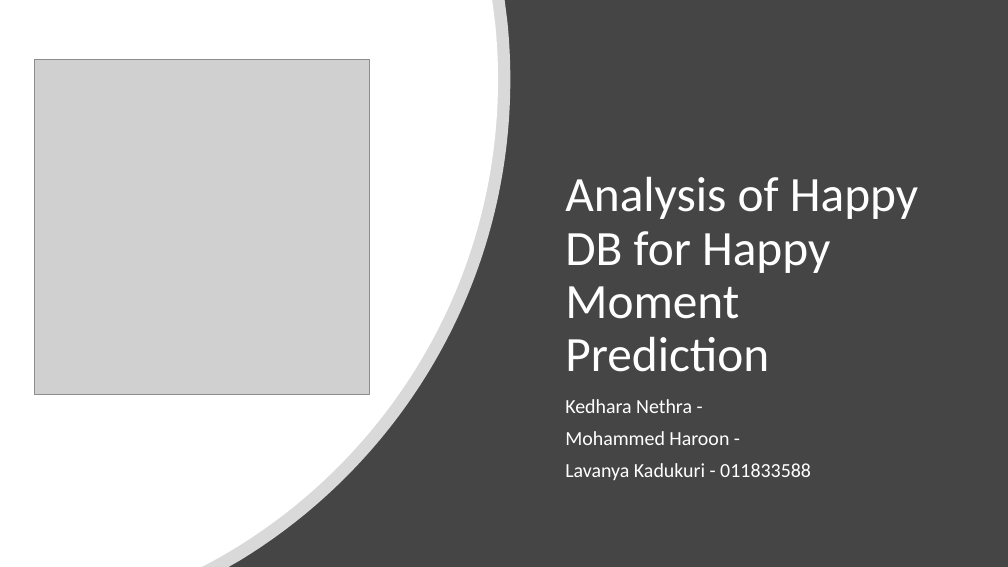
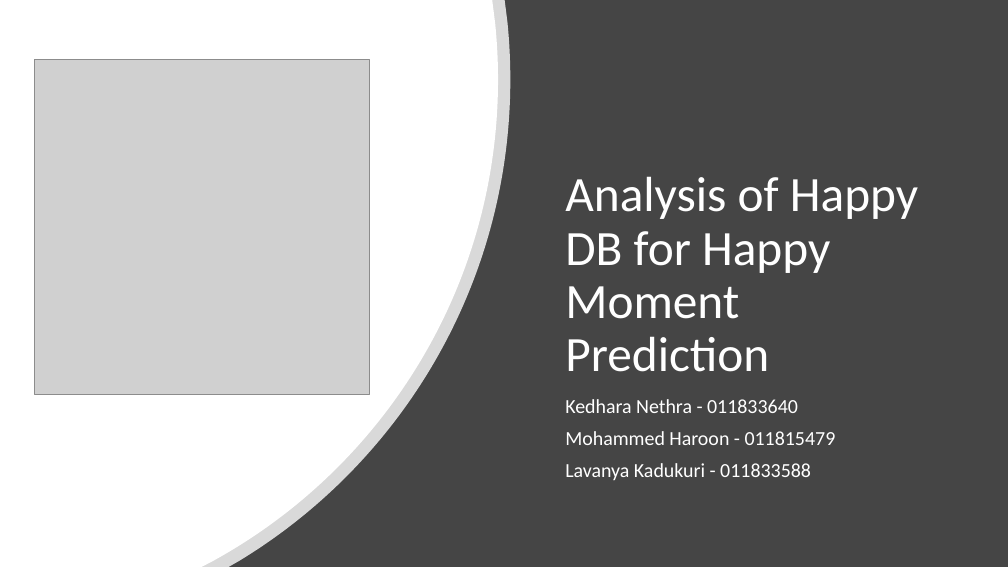
Before and after one commit to ZhengyangXu/CMPE_256_HappyDB_Analysis, a slide deck: slide 1 of Documents/CMPE256_FinalProject_Presentation_TeamSpectrum.pptx. Drawn at 1008x567 pixels with LibreOffice and Linux fonts; fonts in the diff are those of the drawing; grey boxes stand for pictures. Boxes give left, top, right and bottom in pixels: in the first picture for what was removed or moved away, otherwise in the second. Text is boxed around its words. In the diff, an @@ line names an element or a change of style, - is before the commit and + after.

```diff
--- a/Documents/CMPE256_FinalProject_Presentation_TeamSpectrum.pptx
+++ b/Documents/CMPE256_FinalProject_Presentation_TeamSpectrum.pptx
@@ subtitle at [565, 399, 836, 445]: text changed @@
-Kedhara Nethra -
-Mohammed Haroon -
+Kedhara Nethra - 011833640
+Mohammed Haroon - 011815479
```
Also in this commit, not shown: 3 other slides changed, 1 slide added, 1 other file.
